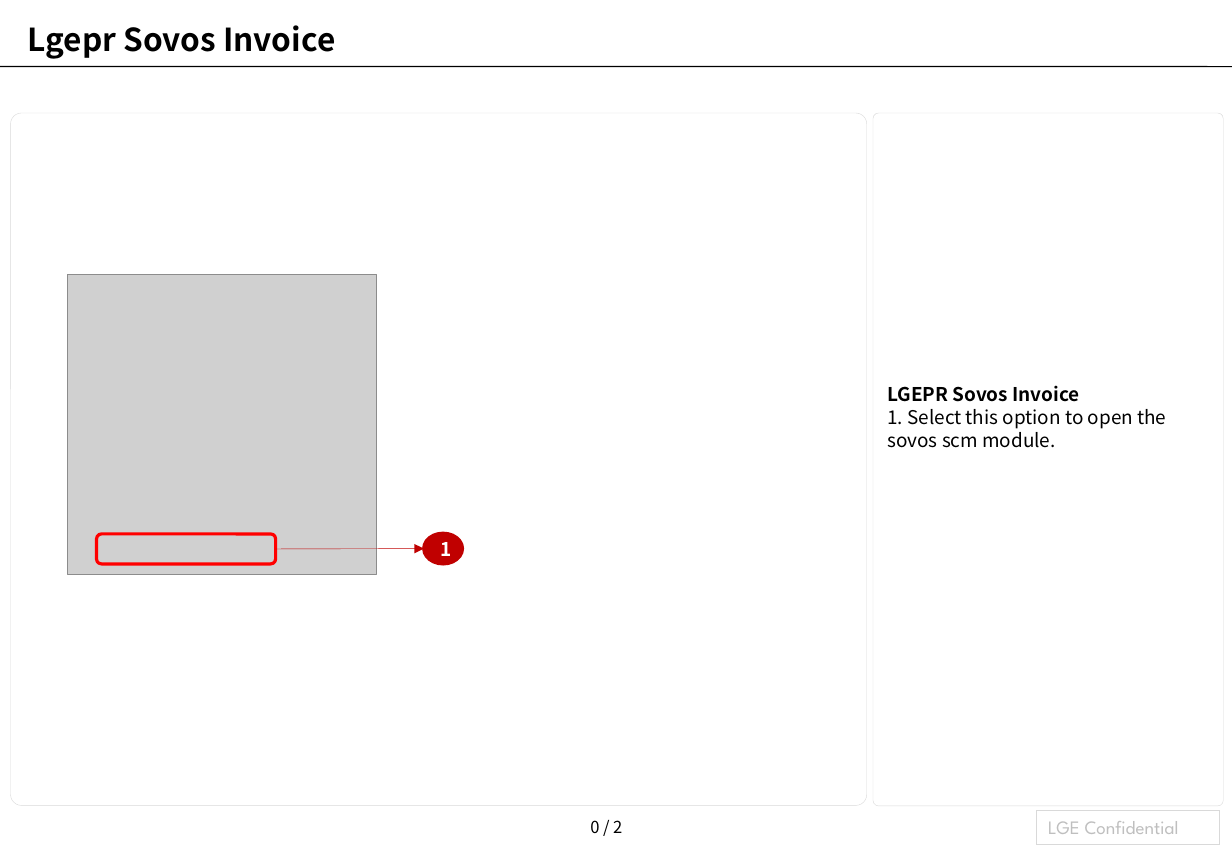
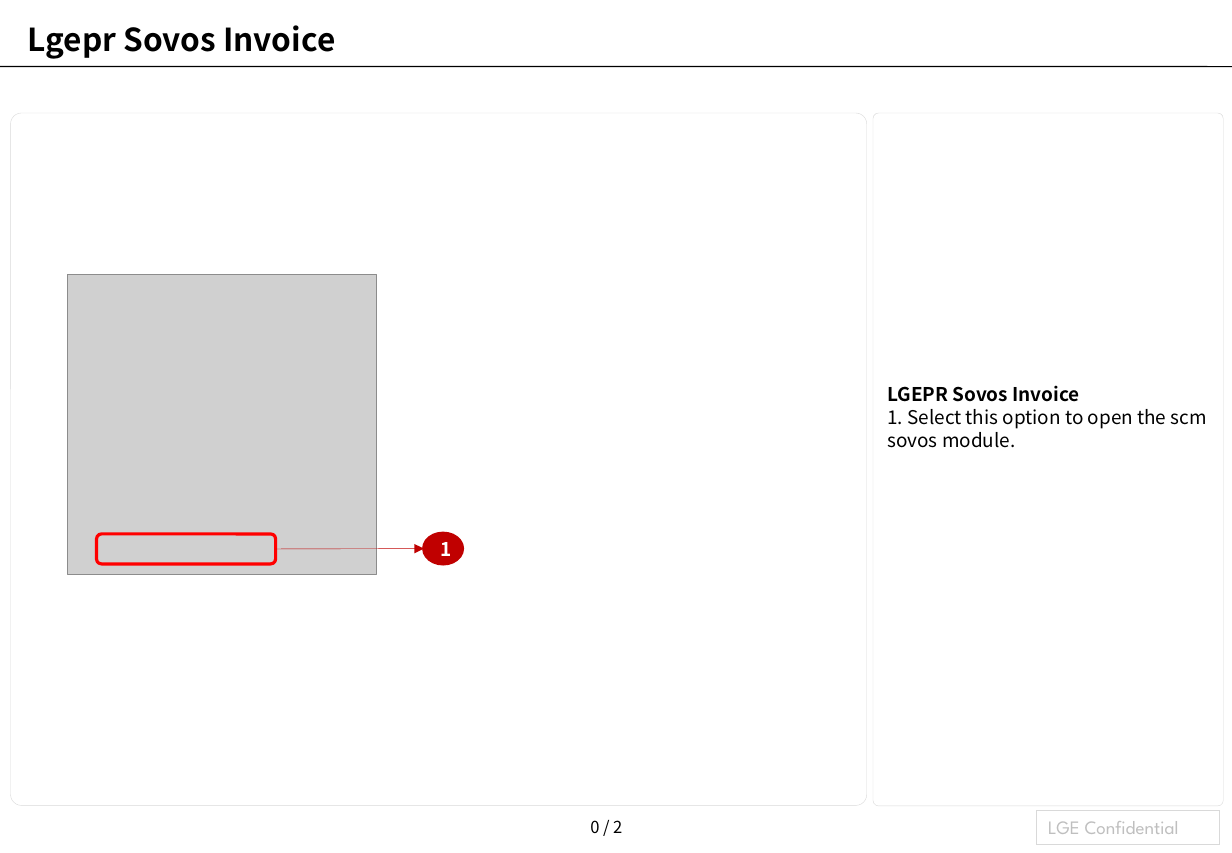
Before and after one commit to laparkaes/lgperu, a slide deck: slide 1 of user_manual/module/lgepr_sovos_invoice/lgepr_sovos_invoice_en.pptx. Drawn at 1232x853 pixels with LibreOffice and Linux fonts; fonts in the diff are those of the drawing; grey boxes stand for pictures. Boxes give left, top, right and bottom in pixels: in the first picture for what was removed or moved away, otherwise in the second. Text is boxed around its words. In the diff, an @@ line names an element or a change of style, - is before the commit and + after.

```diff
--- a/user_manual/module/lgepr_sovos_invoice/lgepr_sovos_invoice_en.pptx
+++ b/user_manual/module/lgepr_sovos_invoice/lgepr_sovos_invoice_en.pptx
@@ text at bbox=[887, 409, 1207, 448]: text changed @@
-1. Select this option to open the sovos scm module.
+1. Select this option to open the scm sovos module.
```
Also in this commit, not shown: 1 other slide changed, 3 slides added, 1 slide removed, 3 other files.
